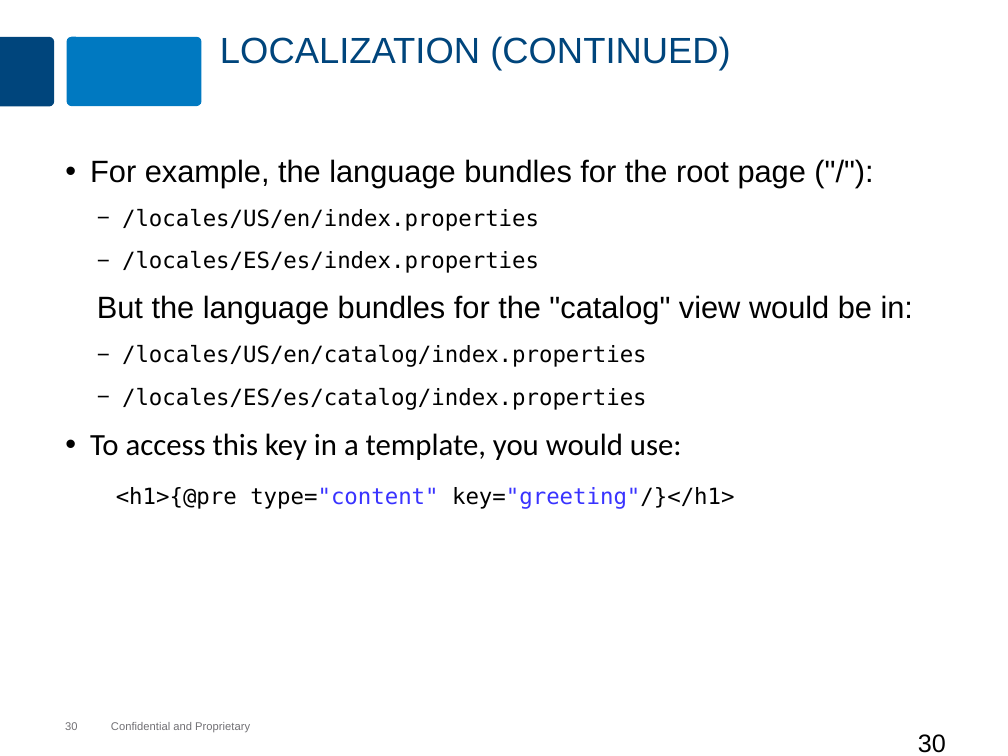
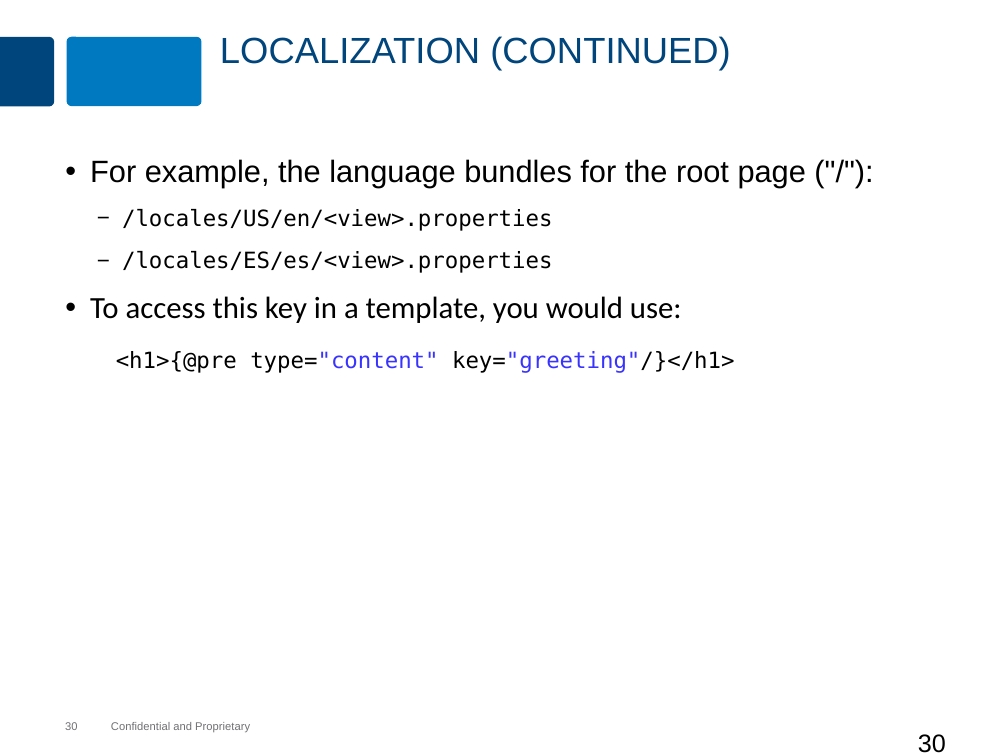
Before and after one commit to MaxMillington/nodePractice, a slide deck: slide 30 of node/lesson-80-kraken/kraken.pptx. Drawn at 1008x756 pixels with LibreOffice and Linux fonts; fonts in the diff are those of the drawing; background and template pictures are left out. Boxes give left, top, right and bottom in pixels: in the first picture for what was removed or moved away, otherwise in the second. Text is boxed around its words. In the diff, an @@ line names an element or a change of style, - is before the commit and + after.

Commit message:
Added changes for language

```diff
--- a/node/lesson-80-kraken/kraken.pptx
+++ b/node/lesson-80-kraken/kraken.pptx
@@ text at [122,209,552,273]: text changed @@
-  − /locales/US/en/index.properties
-  − /locales/ES/es/index.properties
-  But the language bundles for the "catalog" view would be in:
-  − /locales/US/en/catalog/index.properties
-  − /locales/ES/es/catalog/index.properties
+  − /locales/US/en/<view>.properties
+  − /locales/ES/es/<view>.properties
```
Also in this commit, not shown: 6 other slides changed, 11 other files.
